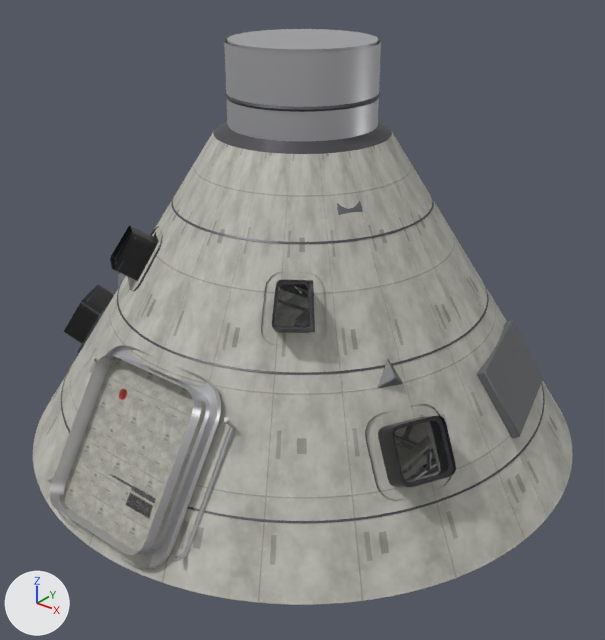
An edit to the glTF model public/models/cm-interior.glb, drawn before and after from the same camera.
One viewpoint serves both versions: a camera (50 mm lens) standing at (2.95, -3.69, 3.59) and looking at (0.07, -0.09, 1.36). The axes (+X, +Y, +Z) are drawn at lower left. The lights are the same throughout. The picture after the commit comes second. Where no turn or scale is listed for an object, it has been applied to the vertices.

The first picture shows 'cabin-shell-geo', 'cb-5-geo', 'forward-hatch-geo', 'hatch-inner-geo', 'wall-stringers-geo', 'window-glass-geo' and 3 more.
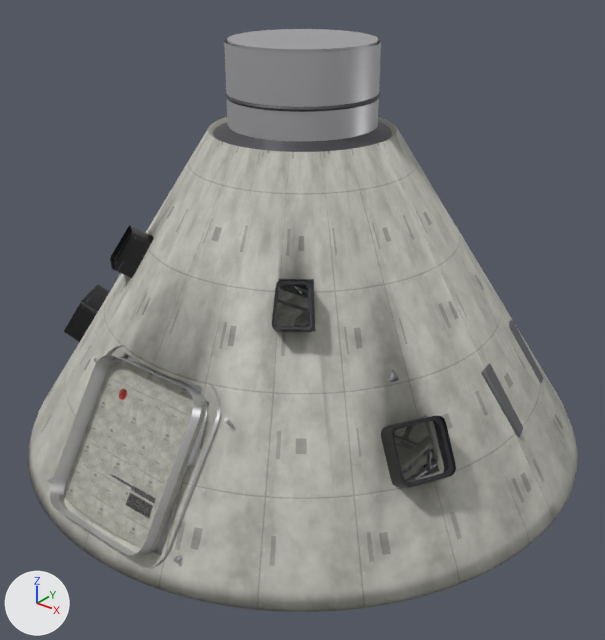
Diff of the bpy script that builds the scene:
```diff
--- a/public/models/cm-interior.glb.py
+++ b/public/models/cm-interior.glb.py
@@ me_cabin_shell_outer @@
+me_cabin_shell_outer.from_pydata(...)  # 978 vertices, 1945 faces; spans x -1.74..1.74, y -1.74..1.74, z -1.15..1.15
+# faces by material slot: [1075, 870]
+me_cabin_shell_outer.materials.append(mat_cmi_mamparo)
+me_cabin_shell_outer.materials.append(mat_cmi_pared)
@@ ob_cabin_shell_outer @@
+ob_cabin_shell_outer = bpy.data.objects.new('cabin-shell-outer', me_cabin_shell_outer)
+ob_cabin_shell_outer.location = (0.0, 0.001, 1.357)
```

Pixel boxes (x1, y1, x2, y2) of what changed, in the pictures (605 x 640 px):
'cabin-shell-outer', added: after (28, 117, 578, 612)
'cabin-shell-geo', unchanged, covered by the edit: before (33, 38, 573, 605); after (47, 38, 456, 567)
'cb-5-geo', unchanged, covered by the edit: before (477, 320, 543, 439); after (481, 320, 543, 437)
'wall-stringers-geo', unchanged, covered by the edit: before (61, 193, 545, 523); after (109, 474, 133, 488)
